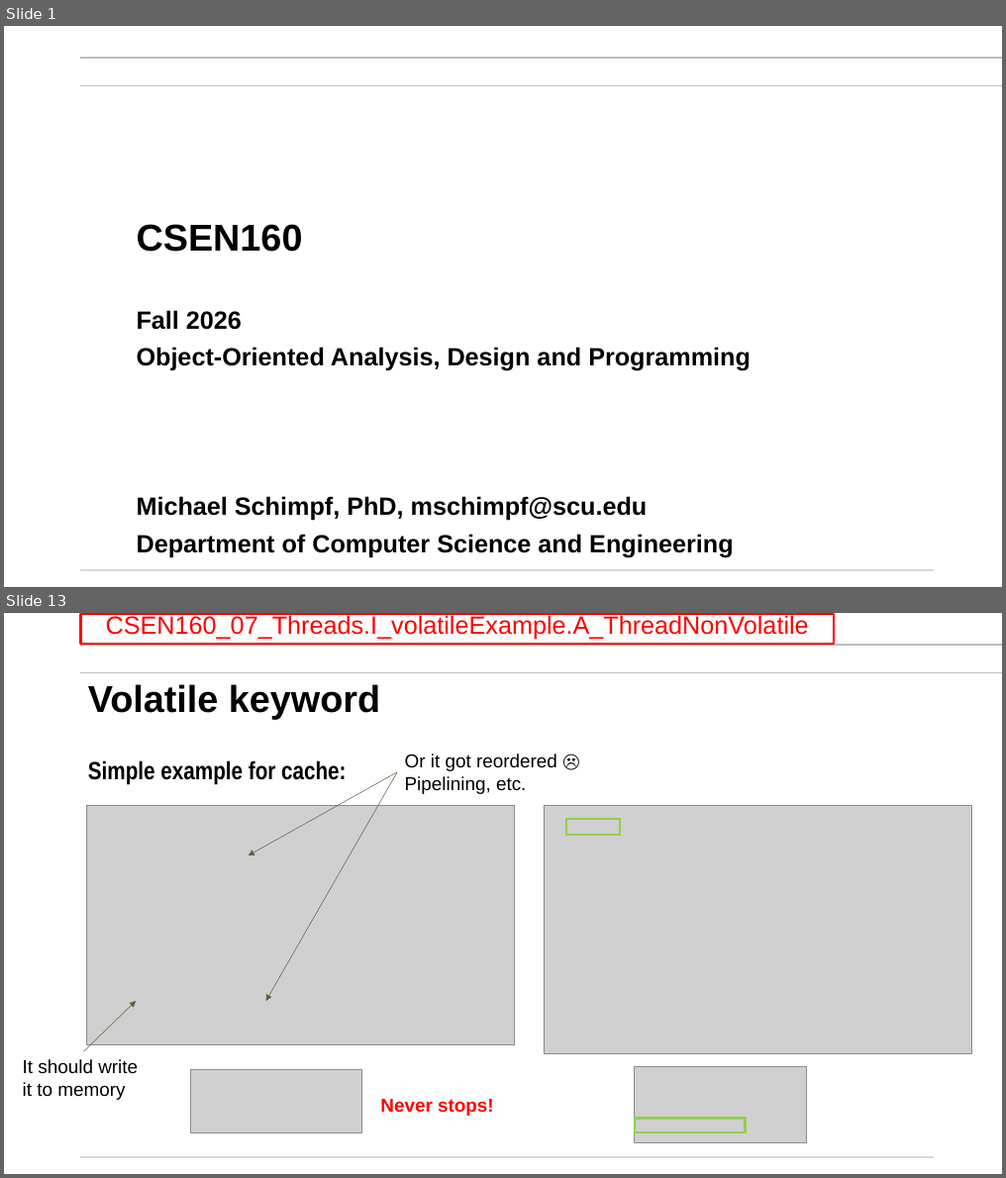
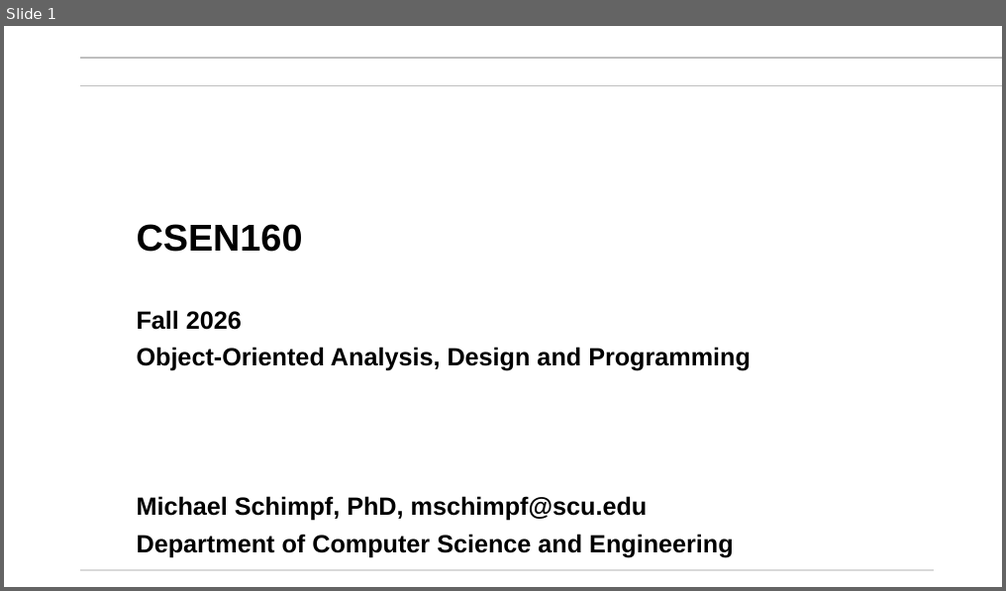
Before and after one commit to mikegrace2/CSEN160-Fall2026-Course-Website, a slide deck: lectures/Week07_Miscellaneuos/1_Threads_ExecutorService_V4.pptx. Shown one above the other, each under a label of ours: slides 1 and 13 before the commit, slide 1 after it; the slides between them are not shown. The pictures are 1006x1178 and 1006x591 pixels, drawn with LibreOffice and Linux fonts; fonts in the diff are those of the drawing; grey boxes stand for pictures; background and template pictures are left out. Boxes give left, top, right and bottom in pixels: in the first picture for what was removed or moved away, otherwise in the second. Text is boxed around its words. In the diff, an @@ line names an element or a change of style, - is before the commit and + after.

```diff
--- a/lectures/Week07_Miscellaneuos/1_Threads_ExecutorService_V4.pptx
+++ b/lectures/Week07_Miscellaneuos/1_Threads_ExecutorService_V4.pptx
@@ slide 13 removed at [4,613,1002,1174], background #FFFFFF; not listed: 3 template elements that a slide beside it also shows @@
@@ rectangle removed at [80,615,834,644] @@
-CSEN160_07_Threads.I_volatileExample.A_ThreadNonVolatile
@@ title removed at [88,684,380,719] @@
-Volatile keyword
@@ text removed at [88,761,346,785] @@
-Simple example for cache:
@@ text removed at [405,754,557,794] @@
-Or it got reordered ☹
-Pipelining, etc.
@@ arrow removed from (397, 772) to (249, 856) @@
@@ arrow removed from (397, 772) to (266, 1001) @@
@@ picture removed at [87,805,515,1046] @@
@@ picture removed at [544,805,971,1054] @@
@@ rectangle removed at [567,819,620,835] @@
@@ arrow removed from (83, 1052) to (136, 1001) @@
@@ text removed at [23,1059,138,1100] @@
-It should write
-it to memory
@@ picture removed at [190,1070,361,1134] @@
@@ picture removed at [635,1067,807,1144] @@
@@ text removed at [380,1099,494,1116] @@
-Never stops!
@@ rectangle removed at [635,1118,746,1134] @@
```
Also in this commit, not shown: 39 other slides removed, 1 other file.
